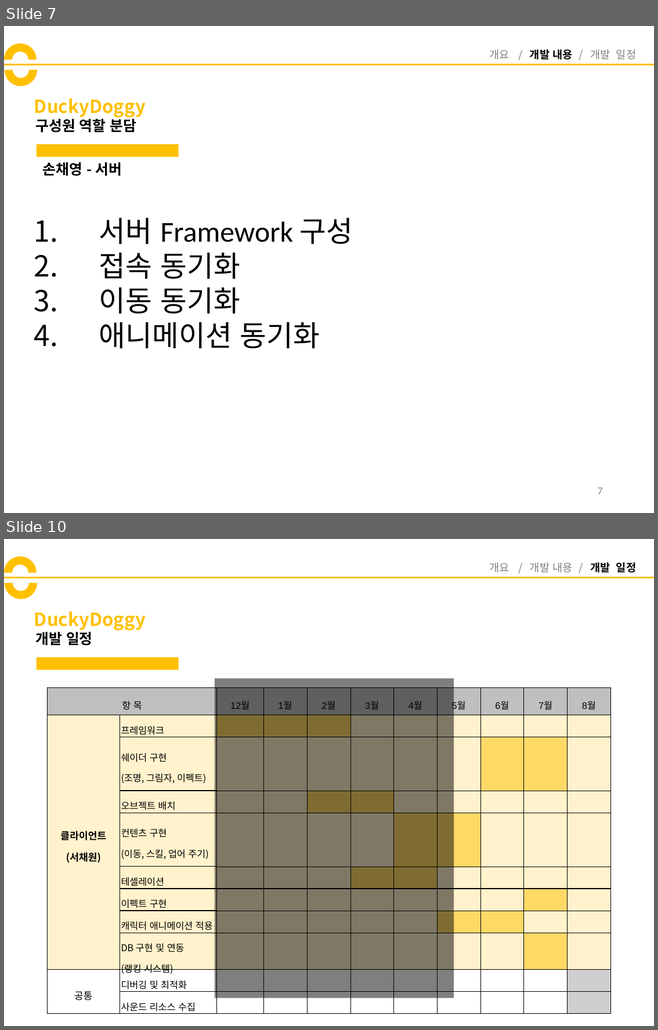
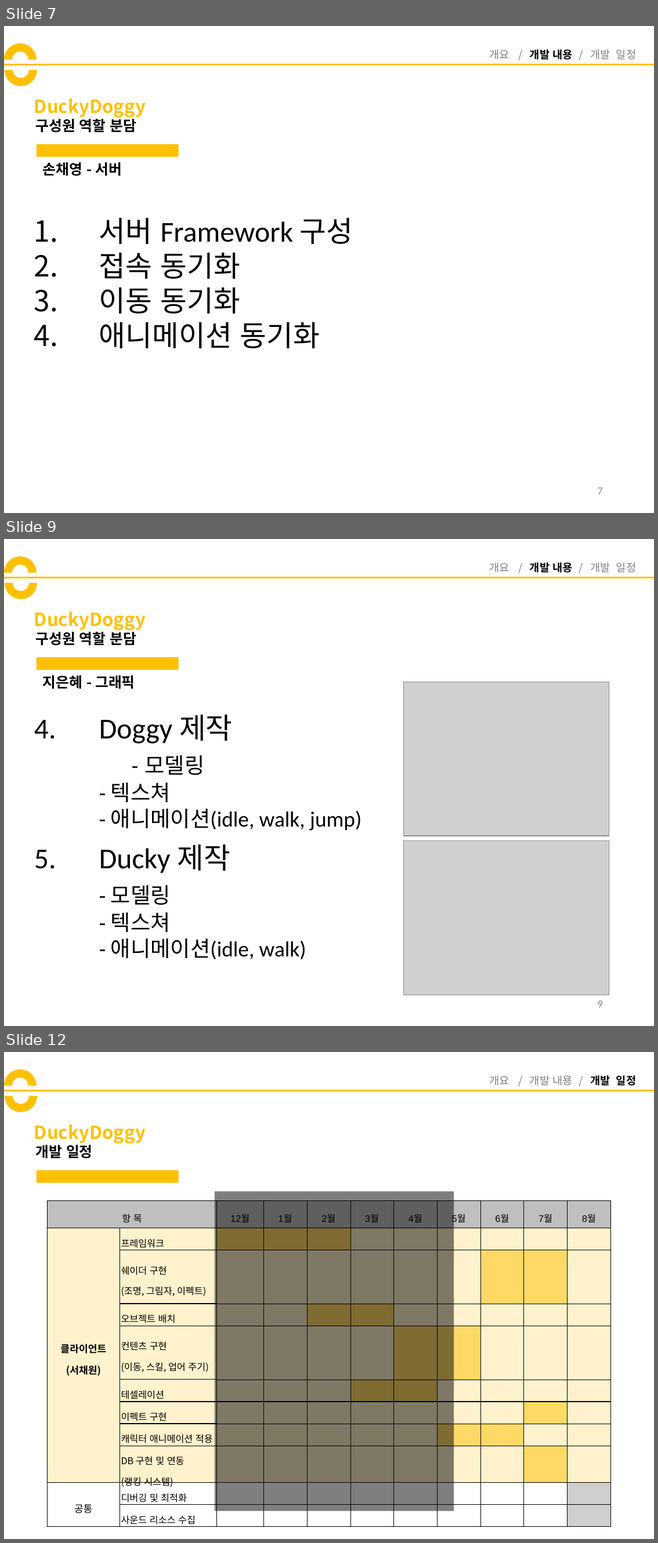
Before and after one commit to codnsj81/HuffAndPuff, a slide deck: 기획 문서/DuckyDoggy_중간발표.pptx. Shown one above the other, each under a label of ours: slides 7 and 10 before the commit, slides 7, 9 and 12 after it; the slides between them are not shown. The pictures are 658x1030 and 658x1543 pixels, drawn with LibreOffice and Linux fonts; fonts in the diff are those of the drawing; grey boxes stand for pictures. Boxes give left, top, right and bottom in pixels: in the first picture for what was removed or moved away, otherwise in the second. Text is boxed around its words. In the diff, an @@ line names an element or a change of style, - is before the commit and + after.

```diff
--- a/기획 문서/DuckyDoggy_중간발표.pptx
+++ b/기획 문서/DuckyDoggy_중간발표.pptx
@@ slide 9 added at [4,539,654,1026], background #FFFFFF @@
@@ arch (boxed as its full ring) added at [4,556,36,589], fill #FFC000 @@
@@ arch (boxed as its full ring) added at [5,567,37,599], fill #FFC000 @@
@@ text added at [489,562,636,573], 12 pt, text #808080 @@
+개요 / 개발 내용 / 개발 일정
@@ line added from (4, 577) to (654, 577), #FFC000 2.25 pt @@
@@ title added at [34,611,146,631], 20 pt, text #FFC000, bold @@
+DuckyDoggy
@@ text added at [36,629,137,646], 16 pt, text #000000, bold @@
+구성원 역할 분담
@@ rectangle added at [36,657,179,669], fill #FFC000 @@
@@ text added at [43,675,134,689], 16 pt, text #000000, bold @@
+지은혜 - 그래픽
@@ picture added at [404,682,610,836] @@
@@ text added at [34,715,361,959], 24 pt, text #000000 @@
+4. Doggy 제작
+  - 모델링
+    - 텍스쳐
+    - 애니메이션(idle, walk, jump)
+5. Ducky 제작
+- 모델링
+- 텍스쳐
+- 애니메이션(idle, walk)
@@ picture added at [404,841,610,995] @@
@@ page number added at [597,1001,602,1008], 12 pt, text #8C8C8C @@
+9
@@ what was slide 10 is now slide 12 @@
```
Also in this commit, not shown: 3 slides changed, 1 other slide added.
